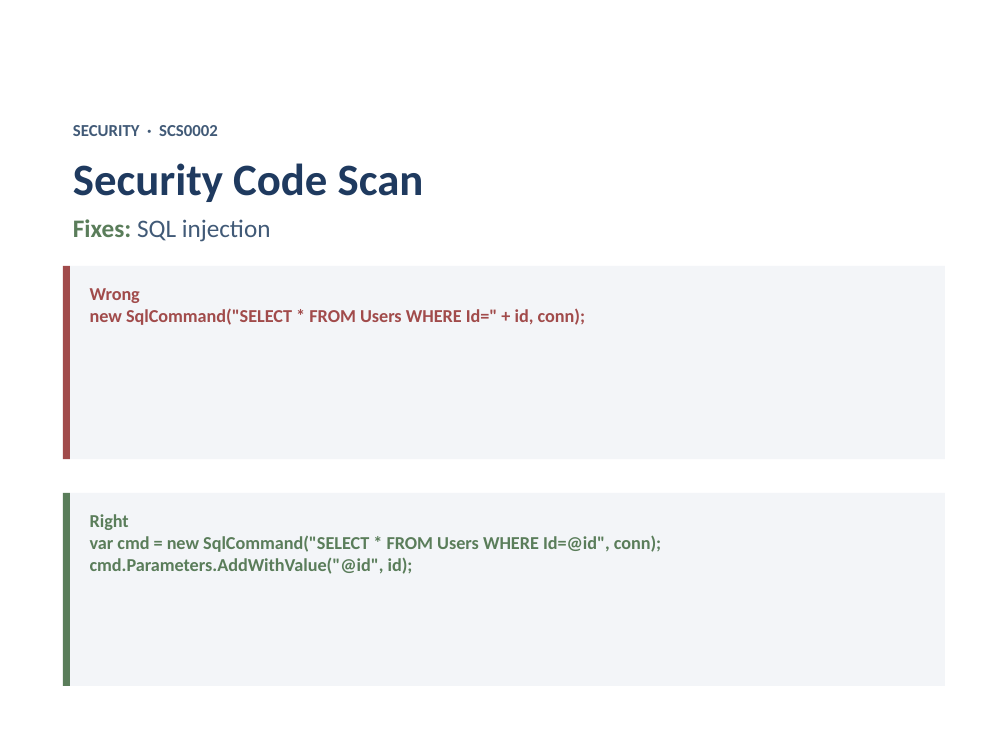
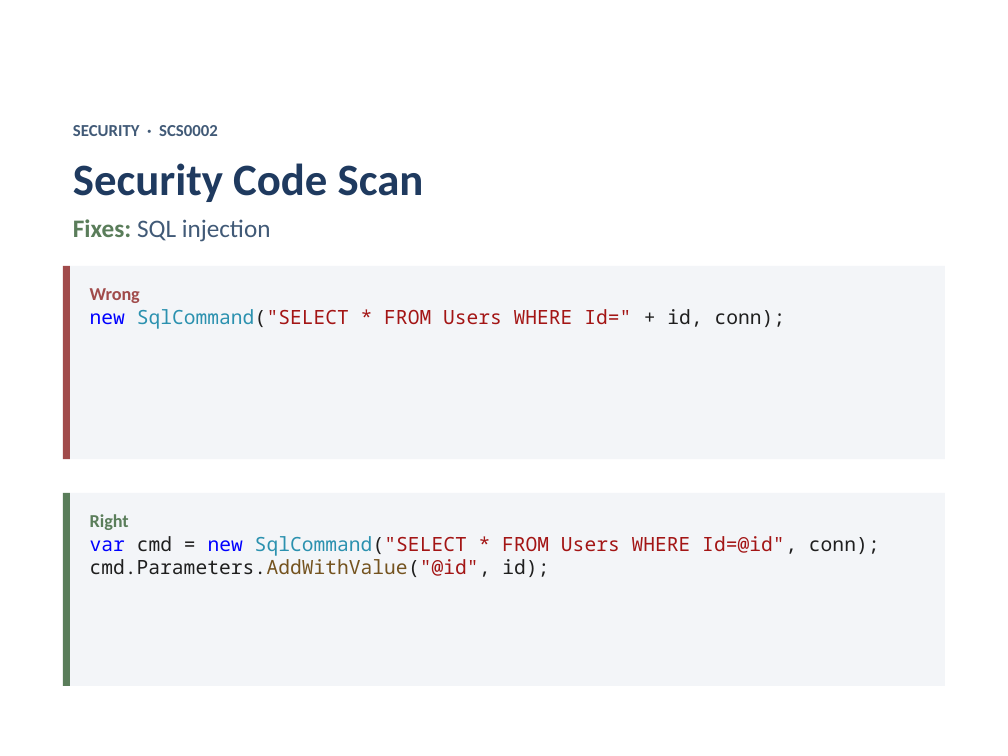
Before and after one commit to isidore/Talks, a slide deck: slide 16 of Slides/Analyzers.Net.pptx. Drawn at 1008x756 pixels with LibreOffice and Linux fonts; fonts in the diff are those of the drawing. Boxes give left, top, right and bottom in pixels: in the first picture for what was removed or moved away, otherwise in the second. Text is boxed around its words. In the diff, an @@ line names an element or a change of style, - is before the commit and + after.

Commit message:
code styling

```diff
--- a/Slides/Analyzers.Net.pptx
+++ b/Slides/Analyzers.Net.pptx
@@ rectangle "Wrong new SqlCommand("SELECT * FROM ..." at [70,266,944,460]: text colour #1F3A5F to #0000FF in "new"; text colour #1F3A5F to #2B91AF in "SqlCommand("SELECT"; text colour #1F3A5F to #1F1F1F in "SqlCommand("SELECT + id, conn);"; text colour #1F3A5F to #A31515 in "SqlCommand("SELECT * FROM Users WHERE Id="" @@
@@ rectangle "Right var cmd = new ..." at [70,493,944,686]: text colour #1F3A5F to #0000FF in "var new"; text colour #1F3A5F to #1F1F1F in "cmd = SqlCommand("SELECT Id=@id", conn); cmd.Parameters.AddW ..."; text colour #1F3A5F to #2B91AF in "SqlCommand("SELECT"; text colour #1F3A5F to #A31515 in "SqlCommand("SELECT * FROM Users WHERE Id=@id", cmd.Parameter ..."; text colour #1F3A5F to #74531F in "cmd.Parameters.AddWithValue("@id"," @@
```
Also in this commit, not shown: 23 other slides changed.
